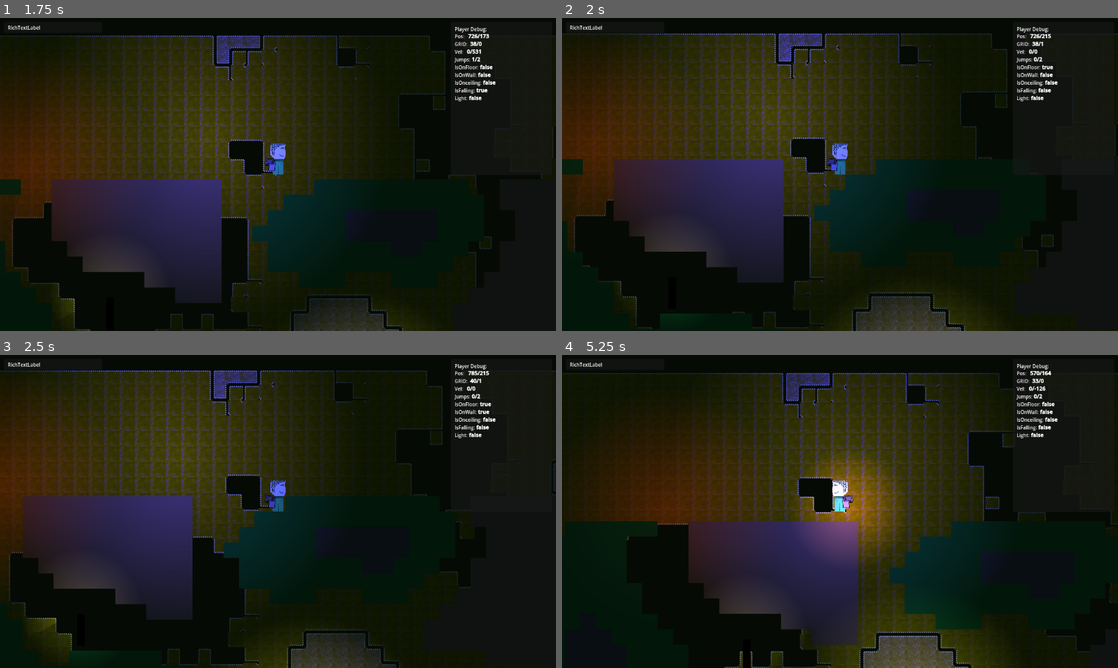
Above: before the commit, frames 1-4 (two rows, left to right).
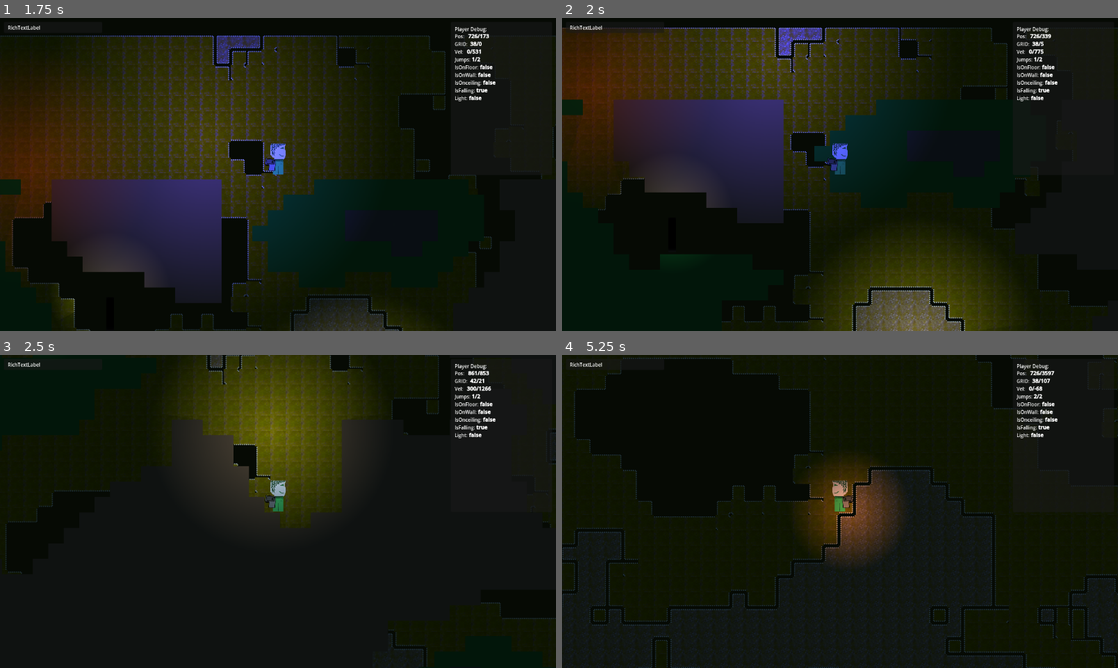
Above: after the commit, the same moments.

Repository: revooms/galant
Game: Godot game, scene res://scenes/main.tscn
Two runs of this game, one before a commit and one after it. Both use one fixed random seed, a clock stepped at 60 frames per second and the inputs below.
Inputs (mouse positions are in pixels of both pictures, inside the frame that each line leads up to):
- Up to frame 1 (1.75 s): tap Enter (ui_accept) at 0.5 s; move the mouse to (400, 158) at 0.52 s; hold D (right) 0.53-1.25 s; tap Ctrl (crouch) at 0.6 s; click (400, 158) at 0.67 s; tap Space (jump) at 0.77 s; drag from (166, 190) to (250, 237) at 1.27 s
- Up to frame 2 (2 s): no input
- Up to frame 3 (2.5 s): move the mouse to (333, 442) at 2.02 s; hold D (right) from 2.03 s (still down); tap Shift (sprint) at 2.1 s
- Up to frame 4 (5.25 s): release D (right) at 2.75 s; drag from (812, 574) to (673, 464) at 2.77 s; move the mouse to (1006, 558) at 3.52 s; hold A (left) 3.53-4.25 s; tap Tab at 3.6 s; tap Space (jump) at 3.77 s; drag from (673, 464) to (756, 433) at 4.27 s; move the mouse to (867, 511) at 5.02 s; hold S (down) from 5.03 s (still down); hold Right mouse button (secondary_action) from 5.03 s (still down); click (867, 511) at 5.17 s

Frame 1 is identical in both runs. In frame 2, 35% of the frame differs, in the area x 0-100%, y 3-100%; in frame 3, 39%; in frame 4, 41%, in the area x 0-100%, y 0-100%.

Commit message:
WIP Add surroundings check rays

Diff:
--- a/prefabs/player/player.tscn
+++ b/prefabs/player/player.tscn
@@ -26,6 +26,9 @@
 region = Rect2(0, 128, 128, 128)
 
 [node name="Player" type="CharacterBody2D" groups=["players"]]
+z_index = 100
+collision_layer = 2
+collision_mask = 2
 script = ExtResource("1_8afob")
 
 [node name="CollisionShape2D" type="CollisionShape2D" parent="."]
@@ -120,3 +123,19 @@
 fit_content = true
 scroll_active = false
 shortcut_keys_enabled = false
+
+[node name="CheckSurroundings" type="Node2D" parent="."]
+
+[node name="RayUp" type="RayCast2D" parent="CheckSurroundings"]
+position = Vector2(0, -65)
+target_position = Vector2(0, -50)
+
+[node name="RayDown" type="RayCast2D" parent="CheckSurroundings"]
+
+[node name="RayLeft" type="RayCast2D" parent="CheckSurroundings"]
+position = Vector2(-16, -33)
+target_position = Vector2(-50, 0)
+
+[node name="RayRight" type="RayCast2D" parent="CheckSurroundings"]
+position = Vector2(16, -33)
+target_position = Vector2(50, 0)
